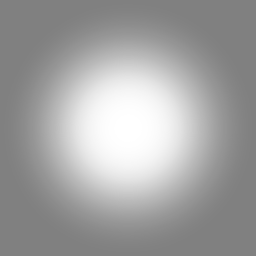
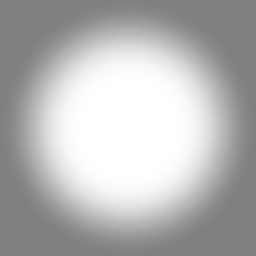
Comparing the layer stacks of the two w=256, h=256 images. Changes:
painted on "Background" over (8, 8, 249, 249)
